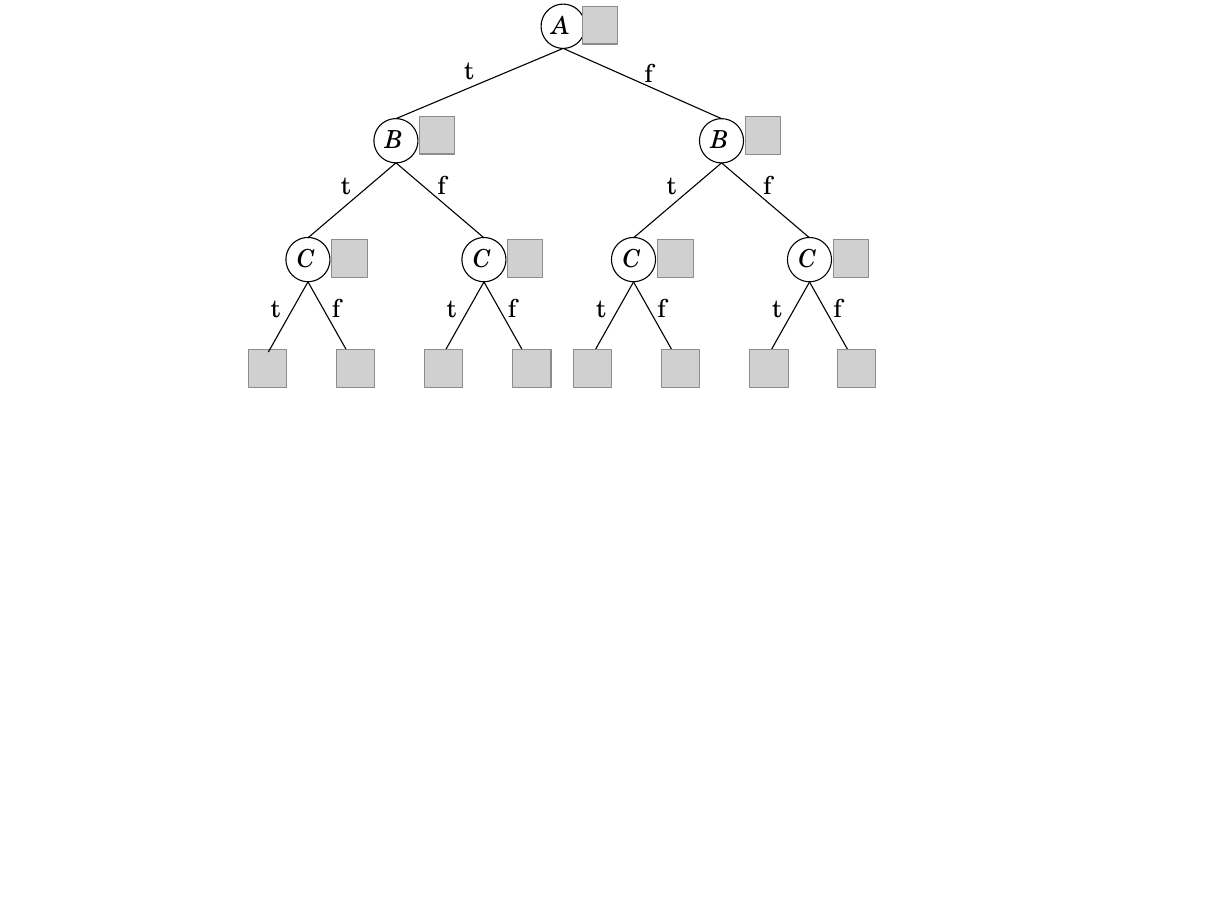
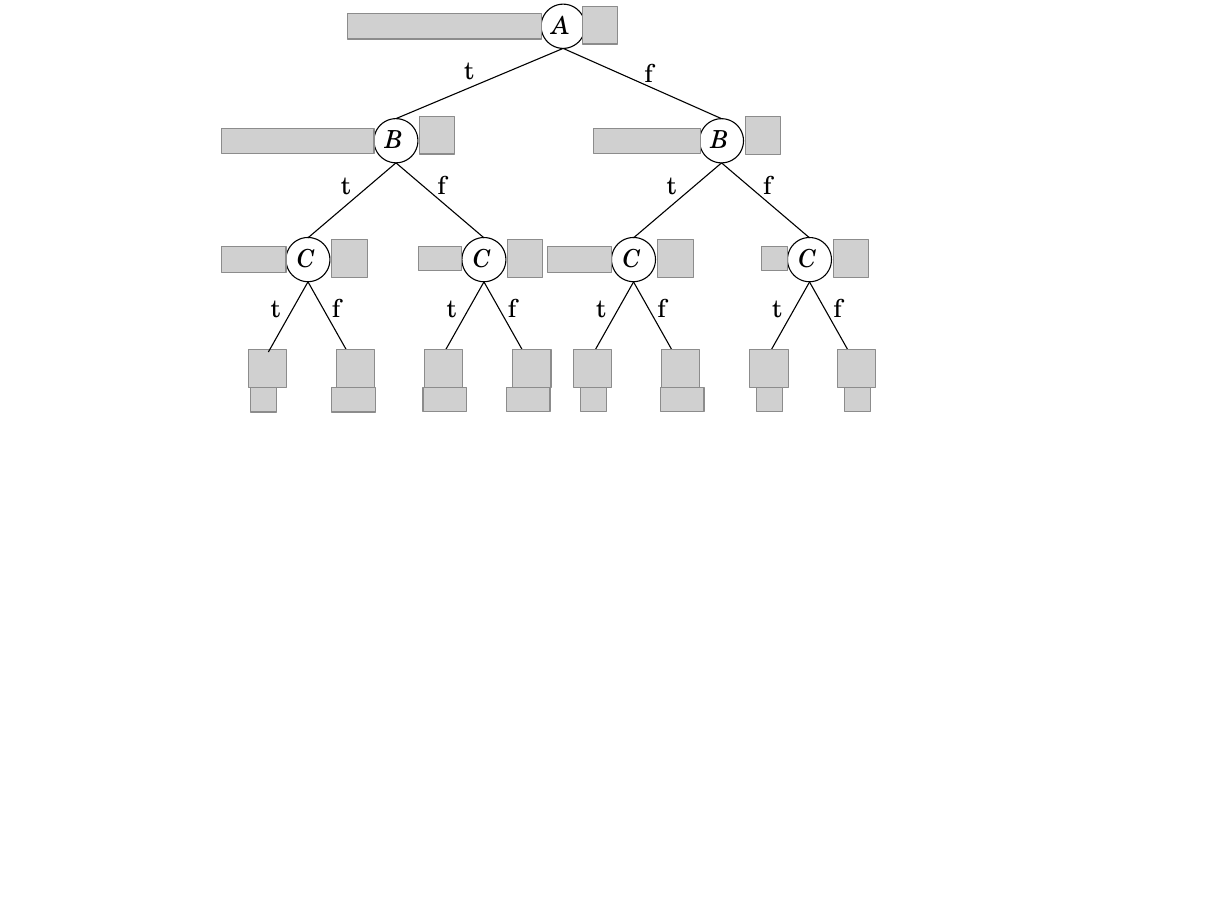
Before and after one commit to jolate/mt, a slide deck: slide 2 of diiccstyle/trees.odp. Drawn at 1232x924 pixels with LibreOffice and Linux fonts; fonts in the diff are those of the drawing; grey boxes stand for pictures. Boxes give left, top, right and bottom in pixels: in the first picture for what was removed or moved away, otherwise in the second. Text is boxed around its words. In the diff, an @@ line names an element or a change of style, - is before the commit and + after.

```diff
--- a/diiccstyle/trees.odp
+++ b/diiccstyle/trees.odp
@@ picture added at (x1=348, y1=13, x2=541, y2=39) @@
@@ picture added at (x1=222, y1=129, x2=375, y2=154) @@
@@ picture added at (x1=594, y1=129, x2=700, y2=154) @@
@@ picture added at (x1=221, y1=246, x2=286, y2=272) @@
@@ picture added at (x1=419, y1=246, x2=463, y2=271) @@
@@ picture added at (x1=548, y1=246, x2=613, y2=272) @@
@@ picture added at (x1=761, y1=246, x2=787, y2=271) @@
@@ picture added at (x1=250, y1=388, x2=276, y2=413) @@
@@ picture added at (x1=332, y1=388, x2=376, y2=413) @@
@@ picture added at (x1=423, y1=387, x2=466, y2=411) @@
@@ picture added at (x1=506, y1=387, x2=550, y2=411) @@
@@ picture added at (x1=581, y1=387, x2=607, y2=411) @@
@@ picture added at (x1=661, y1=388, x2=704, y2=413) @@
@@ picture added at (x1=757, y1=387, x2=783, y2=411) @@
@@ picture added at (x1=845, y1=387, x2=871, y2=411) @@
```
Also in this commit, not shown: 1 other slide changed, 14 other files.
